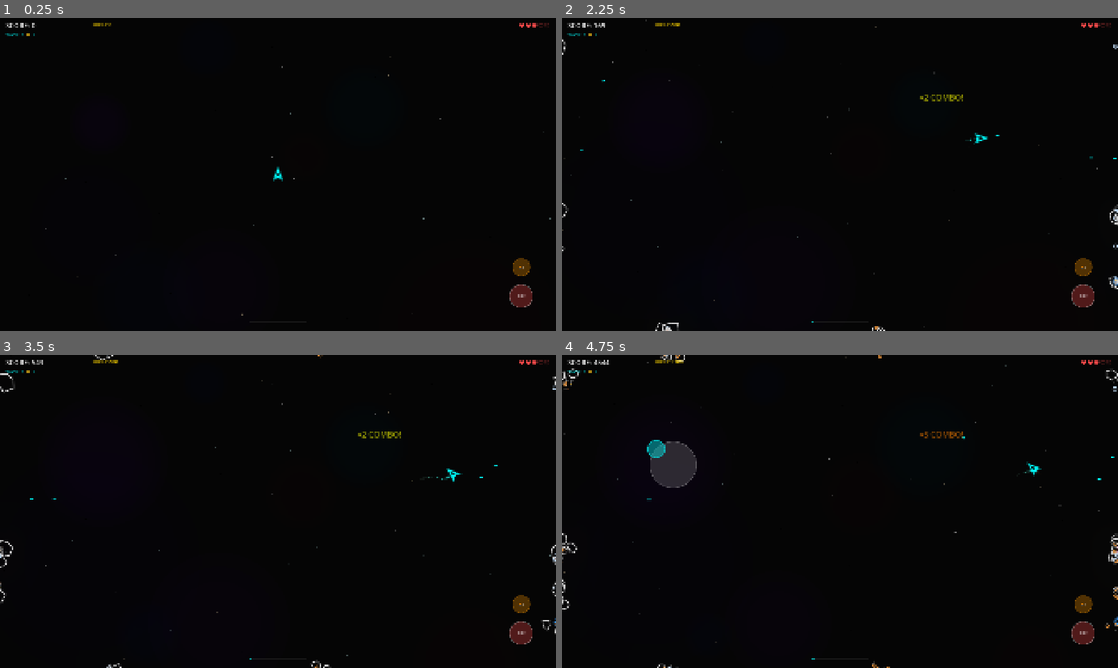
Above: before the commit, frames 1-4 (two rows, left to right).
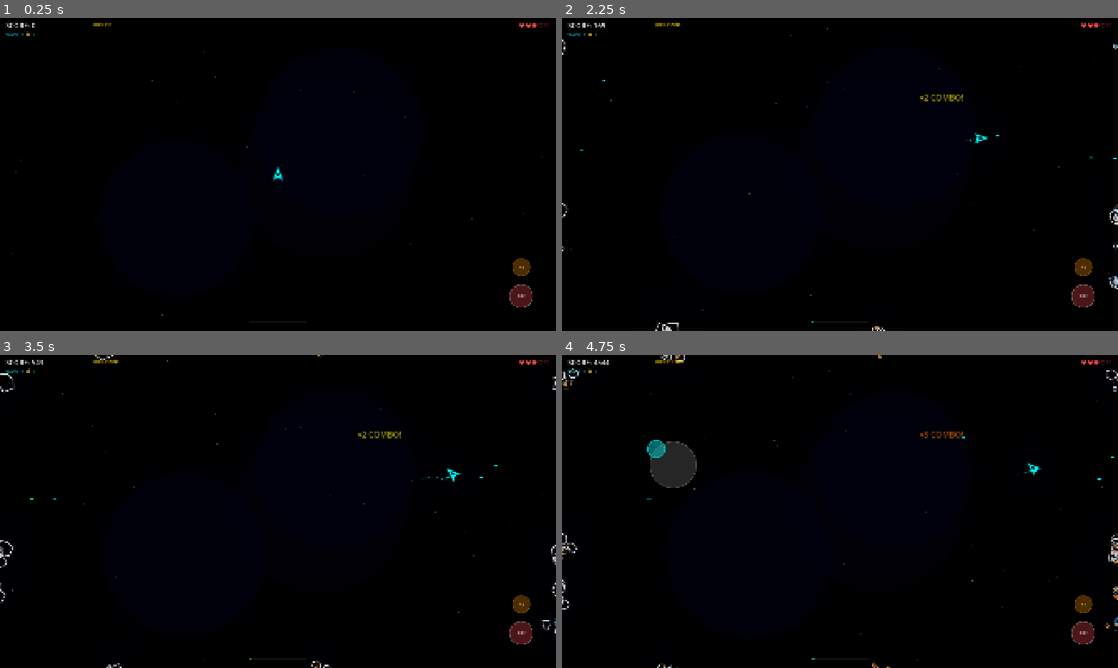
Above: after the commit, the same moments.

Repository: fognil/asteroids
Game: Godot game, scene res://scenes/game/game.tscn
The game is run twice, just before and just after one commit, with the same random seed, the same clock (stepped at 60 frames per second) and the same inputs. This scene is started directly instead of the project's main scene.
Inputs (mouse positions are in pixels of both pictures, inside the frame that each line leads up to):
- Up to frame 1 (0.25 s): no input
- Up to frame 2 (2.25 s): tap Enter at 0.5 s; move the mouse to (962, 158) at 0.52 s; hold D (rotate_right) 0.53-1.25 s; hold Space (fire) 0.53-1.25 s; tap B (bomb) at 0.6, 2.1 s; click (962, 158) at 0.67 s; drag from (728, 190) to (962, 140) at 1.27 s; move the mouse to (895, 105) at 2.02 s; hold D (rotate_right) from 2.03 s (still down); hold Space (fire) from 2.03 s (still down); click (895, 105) at 2.17 s
- Up to frame 3 (3.5 s): release D (rotate_right) at 2.75 s; release Space (fire) at 2.75 s; drag from (250, 574) to (0, 383) at 2.77 s
- Up to frame 4 (4.75 s): move the mouse to (1006, 558) at 3.52 s; hold A (rotate_left) 3.53-4.25 s; hold Space (fire) 3.53-4.25 s; tap B (bomb) at 3.6 s; click (1006, 558) at 3.67 s; drag from (673, 464) to (578, 373) at 4.27 s

The runs differ from the first frame. In frame 1, less than 0.1% of the frame differs, in the area x 2-100%, y 4-96%; in frame 2, less than 0.1%; in frame 3, less than 0.1%; in frame 4, less than 0.1%, in the area x 0-98%, y 0-92%.

Commit message:
Phase 5: Polish — Bullet collision fix, Starfield BG, Screen Flash, Settings
Critical Fixes:
- FIXED: Bullet collision_mask 4→36 (now hits enemies + bosses!)
- Bullets can now damage all 4 UFO types, mines, and Rock Titan boss

Visual Polish:
- New parallax starfield background (150 stars, nebula blobs, cross glints)
- Screen flash effects: white (bomb), red (death), cyan (powerup)
- ScreenFlash ColorRect node added to game scene

Settings Screen:
- Volume sliders: Master, Music, SFX (tap to adjust)
- Toggle switches: Vibration, Screen Shake
- Neon-styled popup overlay with close button
- Settings gear icon on hub status bar
- Auto-saves settings on close

Integration:
- Game manager triggers screen flash on bomb use and player death
- Starfield replaces old star_background with parallax + nebula

Diff:
--- /dev/null
+++ b/scenes/effects/screen_effects.gd
@@ -0,0 +1,30 @@
+extends ColorRect
+## ScreenFlash — full-screen overlay for flash effects (damage, powerup, bomb).
+
+var flash_alpha: float = 0.0
+var flash_decay: float = 4.0
+
+func _ready() -> void:
+	add_to_group("screen_flash")
+	mouse_filter = Control.MOUSE_FILTER_IGNORE
+	color = Color(1, 1, 1, 0)
+
+func flash(col: Color = Color.WHITE, intensity: float = 0.6) -> void:
+	color = Color(col.r, col.g, col.b, 0)
+	flash_alpha = intensity
+
+func flash_damage() -> void:
+	flash(Color(1, 0.1, 0.1), 0.3)
+
+func flash_powerup() -> void:
+	flash(Color(0, 1, 1), 0.2)
+
+func flash_bomb() -> void:
+	flash(Color(1, 1, 1), 0.8)
+
+func _process(delta: float) -> void:
+	if flash_alpha > 0.001:
+		flash_alpha = maxf(flash_alpha - flash_decay * delta, 0)
+		color.a = flash_alpha
+	elif color.a > 0:
+		color.a = 0
--- /dev/null
+++ b/scenes/effects/starfield_bg.gd
@@ -0,0 +1,69 @@
+extends Node2D
+## Background starfield — dynamic parallax stars + nebula colors for gameplay.
+
+var stars: Array[Dictionary] = []
+var nebula_color_1: Color = Color(0.1, 0, 0.2, 0.15)
+var nebula_color_2: Color = Color(0, 0.05, 0.15, 0.1)
+
+func _ready() -> void:
+	add_to_group("background")
+	z_index = -100
+	_generate_stars()
+
+func _generate_stars() -> void:
+	for i in 150:
+		stars.append({
+			"pos": Vector2(randf() * 1920, randf() * 1080),
+			"size": randf_range(0.3, 2.0),
+			"brightness": randf_range(0.05, 0.35),
+			"speed": randf_range(0.3, 3.0),
+			"offset": randf() * TAU,
+			"parallax": randf_range(0.02, 0.15),  # Slow drift
+			"hue": randf_range(0.5, 0.7),  # Blue-cyan shift
+		})
+
+func _process(_delta: float) -> void:
+	queue_redraw()
+
+func _draw() -> void:
+	var vp := Vector2(1920, 1080)
+	var time := Time.get_ticks_msec() / 1000.0
+
+	# Background gradient
+	draw_rect(Rect2(0, 0, vp.x, vp.y), Color(0.01, 0.01, 0.03))
+
+	# Subtle nebula blobs
+	for i in 3:
+		var nx := sin(time * 0.05 + float(i) * 2.0) * 200 + vp.x * (0.3 + float(i) * 0.2)
+		var ny := cos(time * 0.03 + float(i) * 1.5) * 150 + vp.y * 0.5
+		var nr := 250.0 + sin(time * 0.1 + float(i)) * 50.0
+		var ncol := nebula_color_1 if i % 2 == 0 else nebula_color_2
+		draw_circle(Vector2(nx, ny), nr, ncol)
+
+	# Stars
+	for star in stars:
+		var spos: Vector2 = star["pos"]
+		var s_parallax: float = star["parallax"]
+		var s_speed: float = star["speed"]
+		var s_offset: float = star["offset"]
+		var s_brightness: float = star["brightness"]
+		var s_hue: float = star["hue"]
+		var s_size: float = star["size"]
+
+		# Parallax drift
+		var drift_x: float = sin(time * s_parallax) * 15.0
+		var drift_y: float = cos(time * s_parallax * 0.7) * 10.0
+		spos += Vector2(drift_x, drift_y)
+
+		# Twinkle
+		var twinkle: float = 0.3 + 0.7 * abs(sin(time * s_speed + s_offset))
+		var alpha: float = s_brightness * twinkle
+		var star_color := Color.from_hsv(s_hue, 0.15, 1.0, alpha)
+
+		draw_circle(spos, s_size, star_color)
+
+		# Bright stars get a cross glint
+		if s_size > 1.5 and alpha > 0.2:
+			var glint: float = alpha * 0.3
+			draw_line(spos + Vector2(-3, 0), spos + Vector2(3, 0), Color(1, 1, 1, glint), 0.5)
+			draw_line(spos + Vector2(0, -3), spos + Vector2(0, 3), Color(1, 1, 1, glint), 0.5)
--- a/scenes/game/game.tscn
+++ b/scenes/game/game.tscn
@@ -1,14 +1,15 @@
-[gd_scene load_steps=11 format=3 uid="uid://game001"]
+[gd_scene load_steps=12 format=3 uid="uid://game001"]
 
 [ext_resource type="Script" path="res://scenes/game/game_manager.gd" id="1"]
 [ext_resource type="PackedScene" path="res://scenes/player/player.tscn" id="2"]
 [ext_resource type="Script" path="res://scenes/ui/hud.gd" id="3"]
-[ext_resource type="Script" path="res://scenes/game/star_background.gd" id="4"]
+[ext_resource type="Script" path="res://scenes/effects/starfield_bg.gd" id="4"]
 [ext_resource type="Script" path="res://scenes/ui/components/virtual_joystick.gd" id="5"]
 [ext_resource type="Script" path="res://scenes/ui/components/fire_button.gd" id="6"]
 [ext_resource type="Script" path="res://scenes/ui/components/bomb_button.gd" id="7"]
 [ext_resource type="Script" path="res://scenes/game/camera_shake.gd" id="8"]
 [ext_resource type="Script" path="res://scenes/ui/hud_draw.gd" id="9"]
+[ext_resource type="Script" path="res://scenes/effects/screen_effects.gd" id="10"]
 
 [sub_resource type="Environment" id="Environment_001"]
 background_mode = 3
@@ -139,3 +140,11 @@
 
 [node name="BombButton" type="Control" parent="TouchControls"]
 script = ExtResource("7")
+
+[node name="ScreenFlash" type="ColorRect" parent="."]
+anchors_preset = 15
+anchor_right = 1.0
+anchor_bottom = 1.0
+mouse_filter = 2
+color = Color(1, 1, 1, 0)
+script = ExtResource("10")
--- a/scenes/game/game_manager.gd
+++ b/scenes/game/game_manager.gd
@@ -23,6 +23,7 @@
 @onready var effects_container: Node2D = $"../GameWorld/Effects"
 @onready var enemies_container: Node2D = $"../GameWorld/Enemies"
 @onready var hud: CanvasLayer = $"../HUD"
+@onready var screen_flash: ColorRect = $"../ScreenFlash"
 
 func _ready() -> void:
 	asteroids_container.add_to_group("asteroids_container")
@@ -248,6 +249,10 @@
 	if cam and cam.has_method("slow_motion"):
 		cam.slow_motion(0.2, 1.0)
 
+	# Screen flash
+	if screen_flash and screen_flash.has_method("flash_bomb"):
+		screen_flash.flash_bomb()
+
 	# Destroy all asteroids
 	for asteroid in asteroids_container.get_children():
 		if is_instance_valid(asteroid) and asteroid.has_method("take_damage"):
@@ -291,6 +296,8 @@
 func _on_player_died() -> void:
 	current_state = State.GAME_OVER
 	GameData.end_game()
+	if screen_flash and screen_flash.has_method("flash_damage"):
+		screen_flash.flash_damage()
 	EventBus.game_over.emit(GameData.score, GameData.wave)
 
 func _on_asteroid_destroyed(pos: Vector2, size_name: String, _type: String) -> void:
--- a/scenes/menu/main_menu.gd
+++ b/scenes/menu/main_menu.gd
@@ -5,9 +5,16 @@
 var play_glow: float = 0.0
 var selected_tab: int = -1  # -1 = hub, 0=hangar, 1=upgrade, 2=pass, 3=mission, 4=shop
 var star_bg: Array[Dictionary] = []
+var settings_screen: Control = null
 
 func _ready() -> void:
 	_generate_stars()
+	# Create settings screen
+	settings_screen = load("res://scenes/menu/settings_screen.gd").new()
+	settings_screen.anchors_preset = Control.PRESET_FULL_RECT
+	settings_screen.anchor_right = 1.0
+	settings_screen.anchor_bottom = 1.0
+	add_child(settings_screen)
 
 func _generate_stars() -> void:
 	for i in 100:
@@ -46,6 +53,12 @@
 			_handle_hangar_tap(pos, vp)
 		return
 
+	# Settings gear (top-right)
+	if pos.x > vp.x - 60 and pos.y < 50:
+		if settings_screen and settings_screen.has_method("show_settings"):
+			settings_screen.show_settings()
+		return
+
 	# PLAY button area (center)
 	var play_rect := Rect2(vp.x / 2 - 120, vp.y * 0.58, 240, 55)
 	if play_rect.has_point(pos):
@@ -98,6 +111,8 @@
 	draw_string(font, Vector2(180, 30), "💎 " + str(GameData.gems), HORIZONTAL_ALIGNMENT_LEFT, -1, 18, Color(0.4, 0.8, 1))
 	# Level
 	draw_string(font, Vector2(300, 30), "🏆 Lv." + str(GameData.player_level), HORIZONTAL_ALIGNMENT_LEFT, -1, 16, Color(0.8, 0.8, 0.8))
+	# Settings gear
+	draw_string(font, Vector2(vp.x - 50, 30), "⚙️", HORIZONTAL_ALIGNMENT_LEFT, -1, 20, Color(0.6, 0.6, 0.6))
 
 func _draw_ship_preview(vp: Vector2, font: Font, time: float) -> void:
 	var center := Vector2(vp.x / 2, vp.y * 0.35)
--- /dev/null
+++ b/scenes/menu/settings_screen.gd
@@ -0,0 +1,155 @@
+extends Control
+## Settings screen — volume, controls, visual options.
+
+var is_visible_settings: bool = false
+
+func _ready() -> void:
+	add_to_group("settings_screen")
+	visible = false
+
+func show_settings() -> void:
+	is_visible_settings = true
+	visible = true
+	queue_redraw()
+
+func hide_settings() -> void:
+	is_visible_settings = false
+	visible = false
+	SaveManager.save_game()
+
+func _input(event: InputEvent) -> void:
+	if not is_visible_settings:
+		return
+
+	if event is InputEventScreenTouch and event.pressed:
+		_handle_tap(event.position)
+	elif event is InputEventMouseButton and event.pressed and event.button_index == MOUSE_BUTTON_LEFT:
+		_handle_tap(event.position)
+
+func _handle_tap(pos: Vector2) -> void:
+	var vp := get_viewport_rect().size
+	var panel_x := vp.x * 0.15
+	var panel_w := vp.x * 0.7
+
+	# Close button (top-right of panel)
+	if pos.x > panel_x + panel_w - 50 and pos.y < 90:
+		hide_settings()
+		return
+
+	# Volume sliders — tap to adjust
+	var settings_items := ["master_volume", "music_volume", "sfx_volume"]
+	var slider_y_start: float = 130.0
+	var slider_h: float = 50.0
+	var slider_x := panel_x + 200
+	var slider_w := panel_w - 250
+
+	for i in settings_items.size():
+		var y := slider_y_start + float(i) * slider_h
+		if pos.y > y and pos.y < y + slider_h and pos.x > slider_x and pos.x < slider_x + slider_w:
+			var ratio := (pos.x - slider_x) / slider_w
+			GameData.settings[settings_items[i]] = clampf(ratio, 0.0, 1.0)
+			queue_redraw()
+			return
+
+	# Toggle options
+	var toggle_items := ["vibration", "screen_shake"]
+	var toggle_y_start := slider_y_start + settings_items.size() * slider_h + 20
+
+	for i in toggle_items.size():
+		var y := toggle_y_start + float(i) * 45.0
+		if pos.y > y and pos.y < y + 40:
+			var key: String = toggle_items[i]
+			GameData.settings[key] = not GameData.settings.get(key, true)
+			queue_redraw()
+			return
+
+func _process(_delta: float) -> void:
+	if is_visible_settings:
+		queue_redraw()
+
+func _draw() -> void:
+	if not is_visible_settings:
+		return
+
+	var vp := get_viewport_rect().size
+	var font := ThemeDB.fallback_font
+
+	# Dim overlay
+	draw_rect(Rect2(0, 0, vp.x, vp.y), Color(0, 0, 0, 0.7))
+
+	# Panel
+	var panel_x := vp.x * 0.15
+	var panel_y: float = 55.0
+	var panel_w := vp.x * 0.7
+	var panel_h := vp.y - 110
+	draw_rect(Rect2(panel_x, panel_y, panel_w, panel_h), Color(0.05, 0.05, 0.1, 0.95))
+	var border := PackedVector2Array([
+		Vector2(panel_x, panel_y), Vector2(panel_x + panel_w, panel_y),
+		Vector2(panel_x + panel_w, panel_y + panel_h), Vector2(panel_x, panel_y + panel_h), Vector2(panel_x, panel_y)
+	])
+	draw_polyline(border, Color(0, 1, 1, 0.3), 1.5)
+
+	# Title
+	draw_string(font, Vector2(panel_x + 20, panel_y + 30), "⚙️ SETTINGS", HORIZONTAL_ALIGNMENT_LEFT, -1, 22, Color(0, 1, 1))
+	# Close
+	draw_string(font, Vector2(panel_x + panel_w - 40, panel_y + 30), "✕", HORIZONTAL_ALIGNMENT_LEFT, -1, 22, Color(1, 1, 1, 0.5))
+
+	# Volume sliders
+	var slider_items := [
+		{"key": "master_volume", "label": "Master Volume"},
+		{"key": "music_volume", "label": "Music Volume"},
+		{"key": "sfx_volume", "label": "SFX Volume"},
+	]
+	var slider_y_start: float = 130.0
+	var slider_h: float = 50.0
+	var slider_x := panel_x + 200
+	var slider_w := panel_w - 250
+
+	for i in slider_items.size():
+		var item: Dictionary = slider_items[i]
+		var y := slider_y_start + float(i) * slider_h
+		var val: float = GameData.settings.get(item["key"], 0.8)
+
+		# Label
+		var label_str: String = item["label"]
+		draw_string(font, Vector2(panel_x + 20, y + 25), label_str, HORIZONTAL_ALIGNMENT_LEFT, -1, 14, Color(0.8, 0.8, 0.8))
+
+		# Slider track
+		draw_rect(Rect2(slider_x, y + 15, slider_w, 8), Color(0.2, 0.2, 0.2, 0.6))
+		# Filled
+		draw_rect(Rect2(slider_x, y + 15, slider_w * val, 8), Color(0, 1, 1, 0.6))
+		# Knob
+		draw_circle(Vector2(slider_x + slider_w * val, y + 19), 8, Color(0, 1, 1, 0.9))
+		# Value
+		draw_string(font, Vector2(slider_x + slider_w + 15, y + 25), str(int(val * 100)) + "%", HORIZONTAL_ALIGNMENT_LEFT, -1, 12, Color(0.6, 0.6, 0.6))
+
+	# Toggles
+	var toggle_items := [
+		{"key": "vibration", "label": "Vibration"},
+		{"key": "screen_shake", "label": "Screen Shake"},
+	]
+	var toggle_y_start := slider_y_start + slider_items.size() * slider_h + 30
+
+	draw_string(font, Vector2(panel_x + 20, toggle_y_start - 5), "──── Options ────", HORIZONTAL_ALIGNMENT_LEFT, -1, 12, Color(0.4, 0.4, 0.4))
+
+	for i in toggle_items.size():
+		var item: Dictionary = toggle_items[i]
+		var y := toggle_y_start + float(i) * 45.0 + 10
+		var enabled: bool = GameData.settings.get(item["key"], true)
+
+		var label_str: String = item["label"]
+		draw_string(font, Vector2(panel_x + 20, y + 20), label_str, HORIZONTAL_ALIGNMENT_LEFT, -1, 14, Color(0.8, 0.8, 0.8))
+
+		# Toggle box
+		var toggle_x := panel_x + panel_w - 80
+		draw_rect(Rect2(toggle_x, y + 5, 50, 22), Color(0.2, 0.2, 0.2, 0.6))
+		if enabled:
+			draw_rect(Rect2(toggle_x + 25, y + 5, 25, 22), Color(0, 1, 1, 0.7))
+			draw_string(font, Vector2(toggle_x + 30, y + 22), "ON", HORIZONTAL_ALIGNMENT_LEFT, -1, 10, Color(0, 1, 1))
+		else:
+			draw_rect(Rect2(toggle_x, y + 5, 25, 22), Color(0.4, 0.4, 0.4, 0.5))
+			draw_string(font, Vector2(toggle_x + 4, y + 22), "OFF", HORIZONTAL_ALIGNMENT_LEFT, -1, 10, Color(0.5, 0.5, 0.5))
+
+	# Credits
+	var credits_y := toggle_y_start + toggle_items.size() * 45 + 60
+	draw_string(font, Vector2(panel_x + 20, credits_y), "Neon Asteroids v1.0", HORIZONTAL_ALIGNMENT_LEFT, -1, 12, Color(0.3, 0.3, 0.3))
--- a/scenes/player/bullet.tscn
+++ b/scenes/player/bullet.tscn
@@ -7,7 +7,7 @@
 
 [node name="Bullet" type="Area2D"]
 collision_layer = 2
-collision_mask = 4
+collision_mask = 36
 script = ExtResource("1")
 
 [node name="CollisionShape2D" type="CollisionShape2D" parent="."]
Not shown, added: scenes/effects/screen_effects.gd.uid
Not shown, added: scenes/effects/starfield_bg.gd.uid
Not shown, added: scenes/menu/settings_screen.gd.uid
